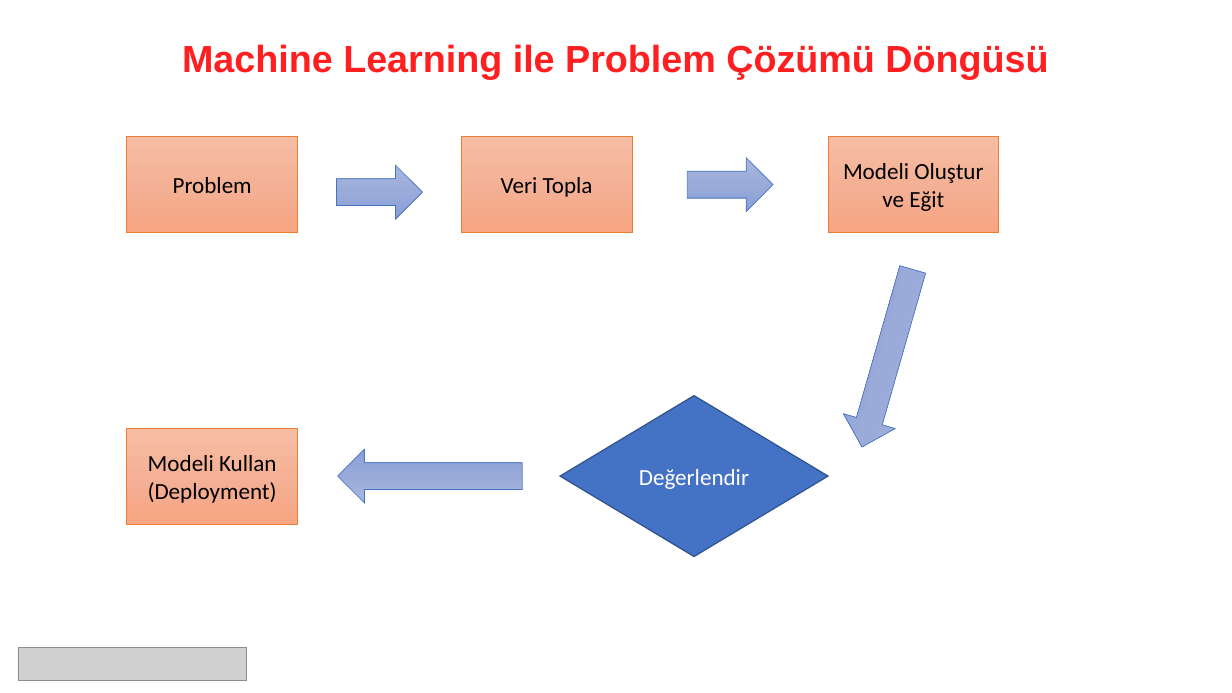
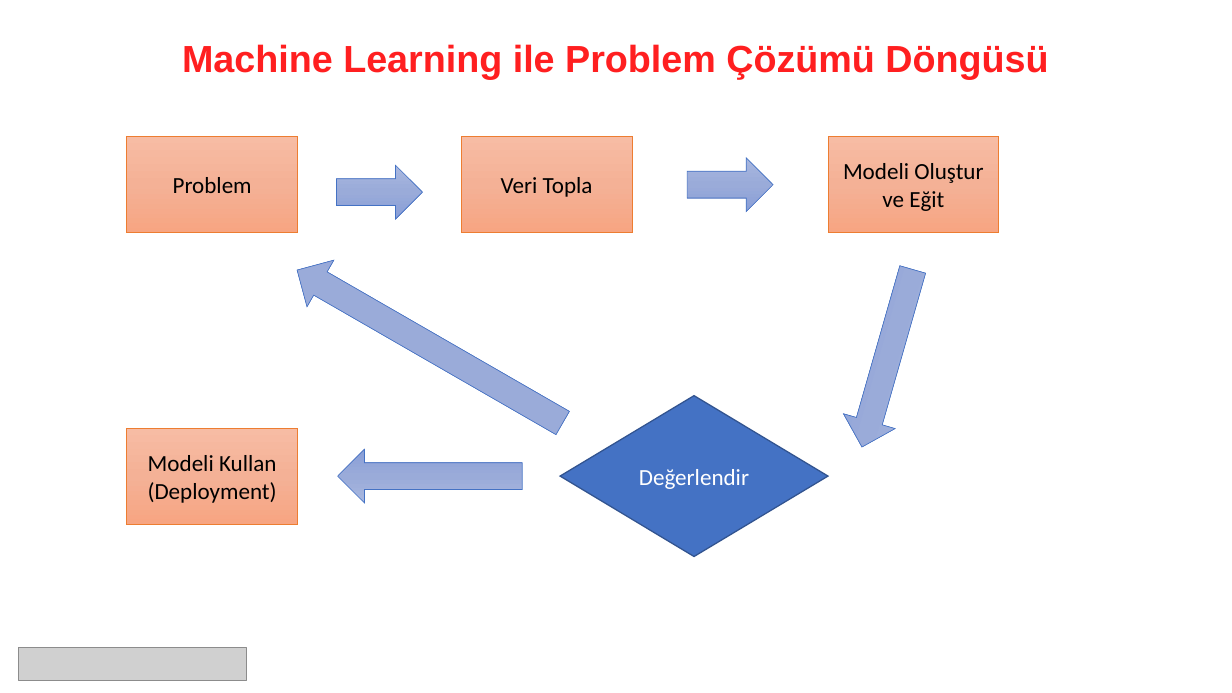
Before and after one commit to MustafaErenSonkaya/machine-learning-with-python-101, a slide deck: slide 2 of presentations/05. Hangi problemi hangi teknikle çözeriz.pptx. Drawn at 1232x693 pixels with LibreOffice and Linux fonts; fonts in the diff are those of the drawing; grey boxes stand for pictures. Boxes give left, top, right and bottom in pixels: in the first picture for what was removed or moved away, otherwise in the second. Text is boxed around its words. In the diff, an @@ line names an element or a change of style, - is before the commit and + after.

```diff
--- a/presentations/05. Hangi problemi hangi teknikle çözeriz.pptx
+++ b/presentations/05. Hangi problemi hangi teknikle çözeriz.pptx
@@ right arrow added at <box>283,247,576,446</box>, fill gradient #A8B7DF to #9AABD9 to #889ED7, outline #4472C4 0.5 pt @@
```
Also in this commit, not shown: 2 other slides changed, 31 other files.
